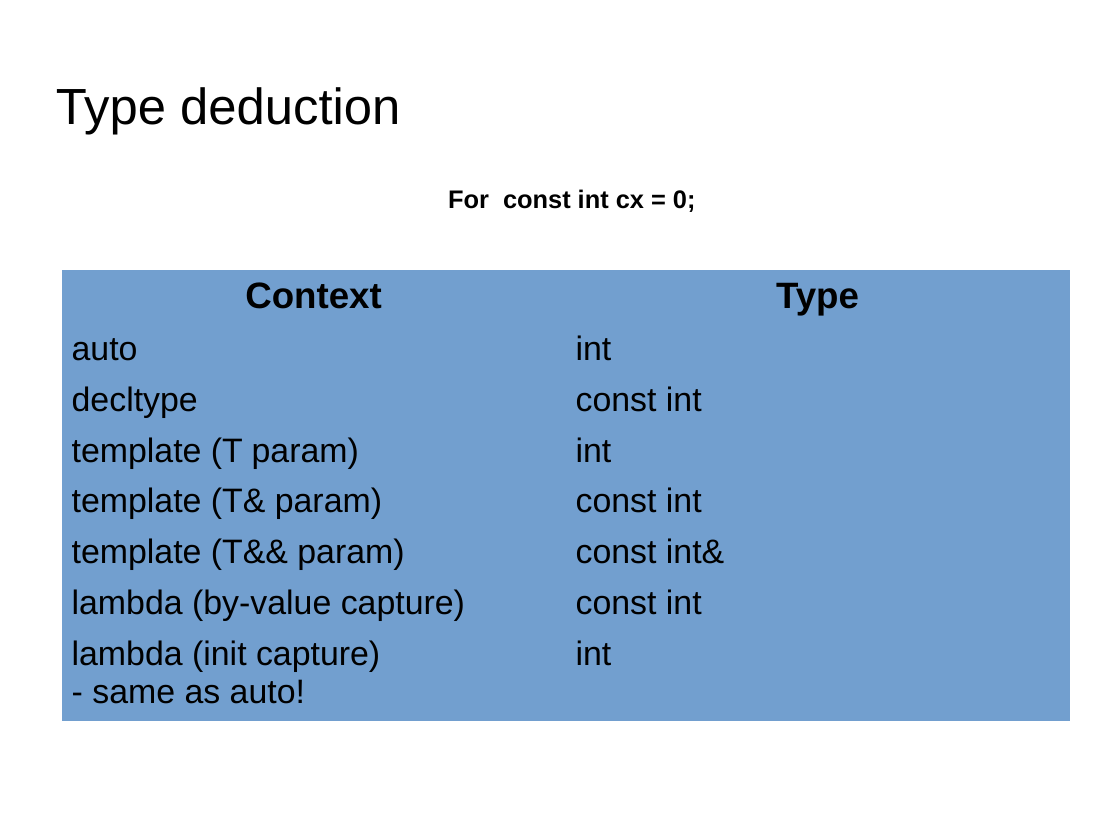
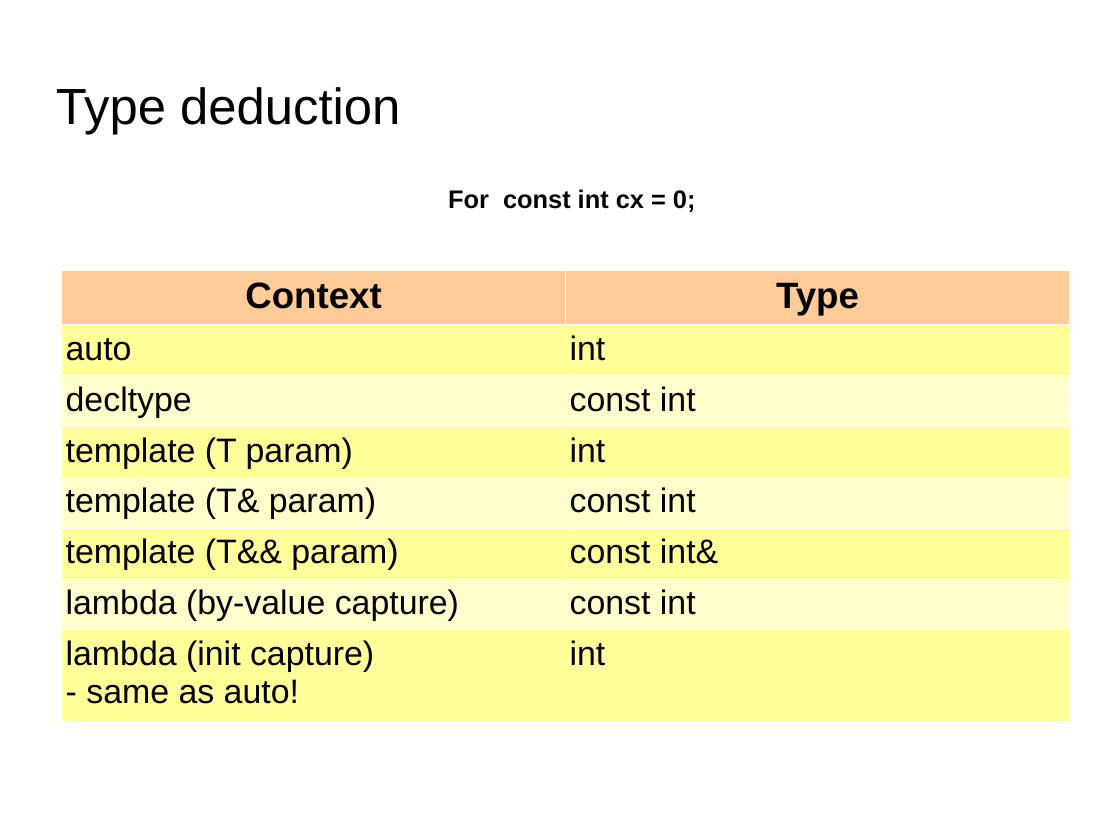
Before and after one commit to kks32/cpp-software-development, a slide deck: slide 9 of Ex22_C++_Quiz/Ex22_C++_Quiz.odp. Drawn at 1120x840 pixels with LibreOffice and Linux fonts; fonts in the diff are those of the drawing; background and template pictures are left out. Boxes give left, top, right and bottom in pixels: in the first picture for what was removed or moved away, otherwise in the second. Text is boxed around its words. In the diff, an @@ line names an element or a change of style, - is before the commit and + after.

```diff
--- a/Ex22_C++_Quiz/Ex22_C++_Quiz.odp
+++ b/Ex22_C++_Quiz/Ex22_C++_Quiz.odp
@@ table at [62,270,1070,708] @@
@@ fill #729FCF to #FFCC99 in row 1 @@
@@ fill #729FCF to #FFFF99 in 8 cells @@
@@ fill #729FCF to #FFFFCC in 6 cells @@
@@ borders changed @@
```
Also in this commit, not shown: 2 other slides changed, 1 other file.
